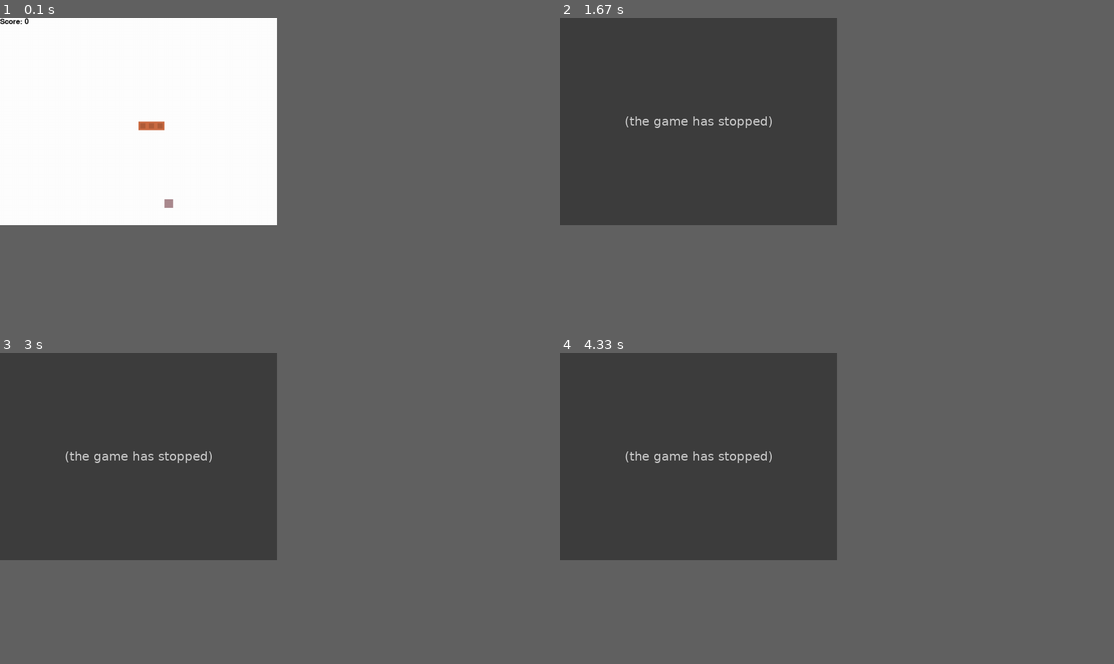
Above: before the commit, frames 1-4 (two rows, left to right).
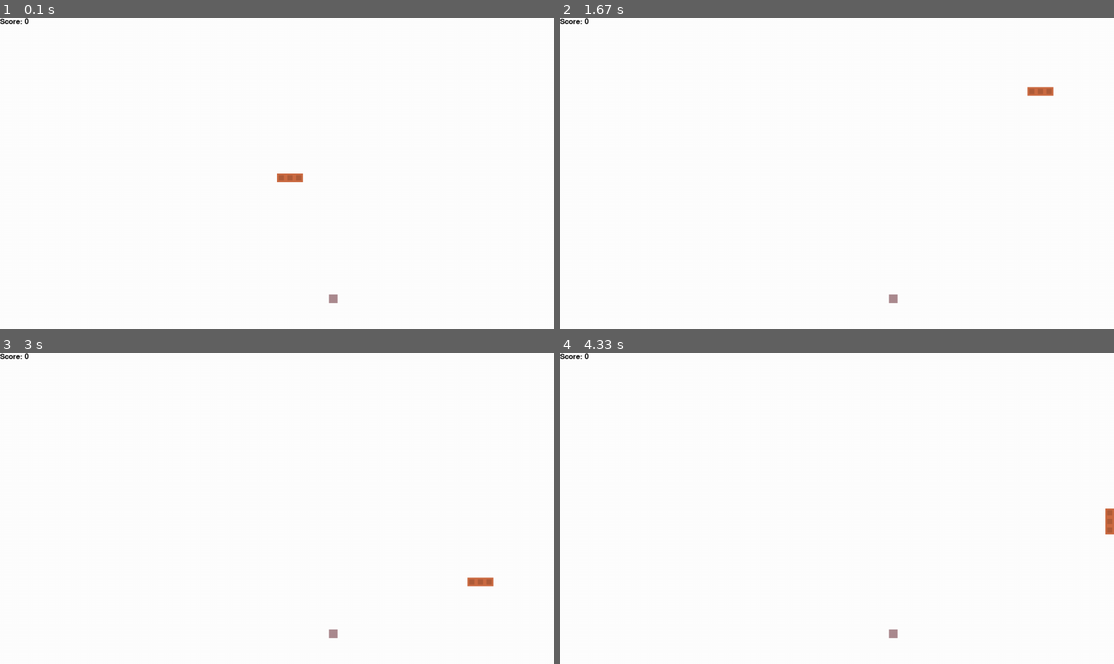
Above: after the commit, the same moments.

Repository: seankim658/Snake-Reinforcement-Learning
Game: pygame game, started from pygame_testing.py
Same seed, same stepped clock (60 frames per second), same inputs: the game is played once before the commit and once after it.
Inputs:
- Up to frame 1 (0.1 s): no input
- Up to frame 2 (1.67 s): hold Right 0.33-0.8 s; hold Up 0.83-1.3 s; hold Right from 1.33 s (still down)
- Up to frame 3 (3 s): release Right at 1.8 s; hold Down 1.83-2.37 s; hold Left from 2.73 s (still down)
- Up to frame 4 (4.33 s): release Left at 3.13 s; hold Up 3.17-3.53 s; hold Right 3.57-4.2 s; hold Down from 4.23 s (still down)
In our replay, the window is 450x337 before the commit and 900x506 after it. These sizes can differ from the game's own. Grey fills any space a smaller window leaves; there, only what the larger window draws over its background counts as a difference.

The runs differ from the first frame. In frame 1, 0.4% of the frame differs, in the area x 25-61%, y 33-92%; in frame 2, 33%, in the area x 0-90%, y 0-92%; in frame 3, 33%; in frame 4, 33%.
Before the commit the program exited at 0.75 s; later frames show no game.

Commit message:
working on q learning agent

Diff:
--- a/pygame_testing.py
+++ b/pygame_testing.py
@@ -12,14 +12,14 @@
 pygame.init()
 font = pygame.font.Font(None, 25)
 
-# simple enumeration to denote current snake direction
+# enumeration to denote current snake direction
 class Direction(Enum):
     RIGHT = 1
     LEFT = 2
     UP = 3
     DOWN = 4
 
-# virtualize game board as a 2D plane
+# virtualize game board as a 2D grid of points
 Point = namedtuple('Point', 'x, y')
 
 # game colors
@@ -36,7 +36,7 @@
 
 class Snake:
 
-    def __init__(self, width = 640, height = 480):
+    def __init__(self, width = 1280, height = 720):
         ''' Constructor.
 
         Parameters
@@ -46,13 +46,13 @@
         height : int
             Height of the game window.
         '''
-        # dimensions of the game window (default to 640x480)
+        # dimensions of the game window (default to 1280x720)
         self.width = width
         self.height = height
         self.display = pygame.display.set_mode((self.width, self.height))
         pygame.display.set_caption('Snake')
         self.clock = pygame.time.Clock()
-        # initial direction for snake is going up
+        # initial direction for snake is going right
         self.direction = Direction.RIGHT
         # create the head of the snake
         self.head = Point(self.width / 2, self.height / 2)
@@ -60,7 +60,9 @@
         self.snake = [self.head, Point(self.head.x - SQUARE_SIZE, self.head.y), Point(self.head.x  - (2 * SQUARE_SIZE), self.head.y)]
         # hold the current game score
         self.score = 0
+        # hold the food piece
         self.food = None
+        # place initial food
         self._generate_food()
 
     def _generate_food(self):
@@ -75,7 +77,12 @@
     def step(self):
         ''' Define a game step by 1) collecting user input 2) responding to the input
             3) checking if the game is over 4) continuing to the next step if the game is not over
-            and 5) updating the game
+            and 5) updating the game.
+
+            Returns
+            -------
+            game_result : boolean
+            score : int
         '''
         for event in pygame.event.get():
             if event.type == pygame.QUIT:
@@ -113,6 +120,10 @@
 
     def _is_collision(self):
         ''' Check if snake has hit itself or if it has hit a boundary wall.
+
+        Returns
+        -------
+        boolean
         '''
         if self.head.x > self.width - SQUARE_SIZE:
             return True
@@ -127,7 +138,7 @@
         return False
 
     def _update(self):
-        ''' Update the game UI.
+        ''' Update the game graphics.
         '''
         self.display.fill(BACKGROUND_COLOR)
         for segment in self.snake:
--- /dev/null
+++ b/src/ai_game.py
@@ -0,0 +1,217 @@
+# imports
+import pygame
+from pygame.locals import *
+import random
+import time
+from enum import Enum, auto
+from collections import namedtuple
+import numpy as np
+
+# start pygame
+pygame.init()
+font = pygame.font.Font(None, 25)
+
+# enumeration to denote current snake direction
+class Direction(Enum):
+    RIGHT = auto()
+    LEFT = auto()
+    UP = auto()
+    DOWN = auto()
+
+# virtualize game board as 2D grid of points
+Point = namedtuple('Point', 'x, y')
+# size of each square in the game board
+SQUARE_SIZE = 20
+
+# game colors
+TEXT_COLOR = (0, 0, 0)
+FOOD_COLOR = (171, 138, 143)
+SNAKE_COLOR_MAIN = (204, 108, 67)
+SNAKE_COLOR_ACCENT = (176, 93, 58)
+BACKGROUND_COLOR = (255, 255, 255)
+
+# game speed
+SPEED = 20
+
+class AISnake:
+
+    def __init__(self, width = 1280, height = 720):
+        ''' Constructor.
+
+        Parameters
+        ----------
+        width : int
+            Width of the game window.
+        height : int
+            Height of the game window.
+        '''
+        # dimensions of the game window (default to 1280x720)
+        self.width = width
+        self.height = height
+        self.display = pygame.display.set_mode((self.width, self.height))
+        pygame.display.set_caption('Snake')
+        self.clock = pygame.time.Clock()
+        self.reset_game()
+
+    def reset_game(self):
+        ''' Initiate a new game.
+        '''
+        # initial direction for snake is going right
+        self.direction = Direction.RIGHT
+
+        # create the head of the snake
+        self.head = Point(self.width / 2, self.height / 2)
+        # initialize the snake to start with 3 body semgnets (including the head)
+        self.snake = [self.head, Point(self.head.x - SQUARE_SIZE, self.head.y), Point(self.head.x - (2 * SQUARE_SIZE), self.head.y)]
+
+        # hold the current game score
+        self.score = 0
+        # hold the food piece
+        self.food = None
+        # place initial food
+        self._generate_food()
+
+        self.frame_iteration = 0
+
+    def _generate_food(self):
+        ''' Randomly place the food somewhere on the playing board.
+        '''
+        x = random.randint(0, (self.width - SQUARE_SIZE) // SQUARE_SIZE) * SQUARE_SIZE
+        y = random.randint(0, (self.height - SQUARE_SIZE) // SQUARE_SIZE) * SQUARE_SIZE
+        self.food = Point(x, y)
+        if self.food in self.snake:
+            self._generate_food()
+
+    def step(self, input):
+        ''' Define a game step by 1) collecting user (given by the model) input 2) responding to the input
+            3) checking if the game is over 4) continuing to the next step if the game is not over
+            and 5) updating the game.
+
+            Parameters
+            ----------
+            input : List
+                The model's predicted best input.
+                [1, 0, 0] = keep going straight (no change in direction)
+                [0, 1, 0] = turn right
+                [0, 0, 1] = turn left
+
+            Returns
+            -------
+            game_result : boolean
+            score : int
+            reward : int
+        '''
+        self.frame_iteration += 1
+        # 1) collect user input (if any)
+        for event in pygame.event.get():
+            if event.type == pygame.QUIT:
+                pygame.quit()
+                quit()
+
+        # 2) move according to user input
+        self._move(input)
+        self.snake.insert(0, self.head)
+
+        # 3) check if game is over (or if stuck in a long cycle where nothing has happened)
+        reward = 0
+        game_result = True
+        if self._is_collision() or self.frame_iteration > 100 * len(self.snake):
+            game_result = False
+            reward = -10
+            return reward, game_result, self.score
+
+        # 4) start preparation for next step
+        if self.head == self.food:
+            self.score += 1
+            reward = 10
+            self._generate_food()
+        else:
+            self.snake.pop()
+
+        # 5) update the game
+        self._update()
+        self.clock.tick(SPEED)
+
+        return reward, game_result, self.score
+
+    def _is_collision(self, point = None):
+        ''' Check if snake has hit itself or if it has hit a boundary wall.
+
+        Parameters
+        ----------
+        point : Point
+
+        Returns
+        -------
+        boolean
+        '''
+        if point is None:
+            point = self.head
+        if point.x > self.width - SQUARE_SIZE:
+            return True
+        elif point.x < 0:
+            return True
+        elif point.y > self.height - SQUARE_SIZE:
+            return True
+        elif point.y < 0:
+            return True
+        if point in self.snake[1:]:
+            return True
+        return False
+
+    def _update(self):
+        ''' Update the game graphics.
+        '''
+        self.display.fill(BACKGROUND_COLOR)
+        for segment in self.snake:
+            pygame.draw.rect(self.display, SNAKE_COLOR_MAIN, pygame.Rect(segment.x, segment.y, SQUARE_SIZE, SQUARE_SIZE))
+            pygame.draw.rect(self.display, SNAKE_COLOR_ACCENT, pygame.Rect(segment.x + 4, segment.y + 4, 12, 12))
+        pygame.draw.rect(self.display, FOOD_COLOR, pygame.Rect(self.food.x, self.food.y, SQUARE_SIZE, SQUARE_SIZE))
+        text = font.render(f'Score: {self.score}', True, TEXT_COLOR)
+        self.display.blit(text, [0, 0])
+        pygame.display.flip()
+
+    def _move(self, input):
+        ''' Move the snake.
+
+        Parameters
+        ----------
+        input : List
+            Predicted input from the model.
+            [1, 0, 0] = keep going straight (no change in direction)
+            [0, 1, 0] = turn right
+            [0, 0, 1] = turn left
+        '''
+        clockwise_directions = [Direction.RIGHT, Direction.DOWN, Direction.LEFT, Direction.UP]
+        curr_direction = clockwise_directions.index(self.direction)
+
+        if np.array_equal(input, [1, 0, 0]):
+            new_direction = clockwise_directions[curr_direction]
+        elif np.array_equal(input, [0, 1, 0]):
+            new_direction = clockwise_directions[(curr_direction + 1) % 4]
+        elif np.array_equal(input, [0, 0, 1]):
+            new_direction = clockwise_directions[(curr_direction - 1) % 4]
+        self.direction = new_direction
+
+        x = self.head.x
+        y = self.head.y
+        if self.direction == Direction.RIGHT:
+            x += SQUARE_SIZE
+        elif self.direction == Direction.LEFT:
+            x -= SQUARE_SIZE
+        elif self.direction == Direction.DOWN:
+            y += SQUARE_SIZE
+        elif self.direction == Direction.UP:
+            y -= SQUARE_SIZE
+        self.head = Point(x, y)
+
+if __name__ == '__main__':
+    game = AISnake()
+
+    while True:
+        game_result, score = game.step()
+        if game_result == False:
+            break
+    print(f'Score: {score}')
+
+    pygame.quit()
--- /dev/null
+++ b/src/game_agent.py
@@ -0,0 +1,41 @@
+# imports
+import torch
+import random
+import numpy as np
+from collections import deque
+from ai_game import AISnake, Direction, Point
+
+MAX_MEMORY = 100_00
+BATCH_SIZE = 1000
+LEARNING_RATE = 0.001
+
+class GameAgent:
+
+    def __init__(self):
+        ''' Constructor.
+        '''
+        self.n_games = 0
+        self.epsilon = 0 # how much we want to explor (controls randomness)
+        self.gamma = 0.9 # discount factor
+        self.memory = deque(maxlen = MAX_MEMORY)
+
+    def get_state(self, game):
+        pass
+
+    def remember(self, state, input, reward, next_state, done):
+        pass
+
+    def train_long_memory(self):
+        pass
+
+    def train_short_memory(self, state, action, reward, next_state, done):
+        pass
+
+    def get_action(self, state):
+        pass
+
+def train():
+    pass
+
+if __name__ == '__main__':
+    train()
